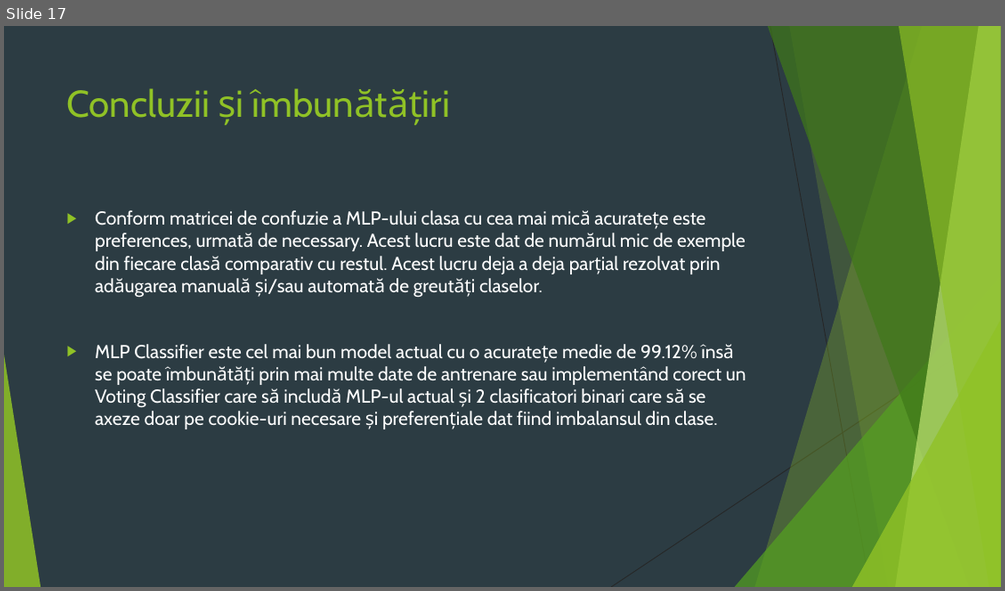
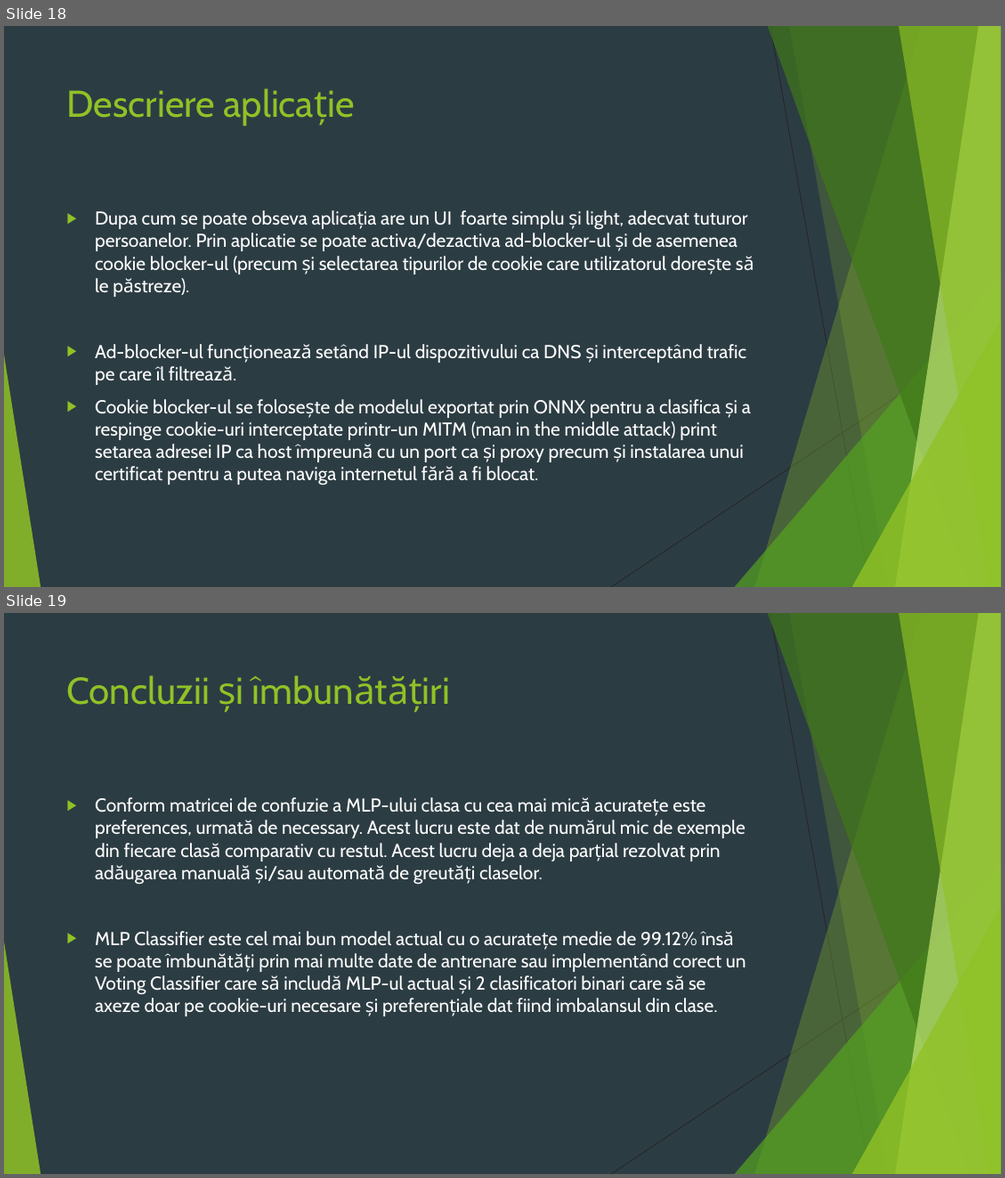
Before and after one commit to davide-perli/AI_Cookie_Classifier, a slide deck: Presentation_Cookie_Classifier.pptx. Shown one above the other, each under a label of ours: slide 17 before the commit, slides 18 and 19 after it. The pictures are 1005x591 and 1005x1178 pixels, drawn with LibreOffice and Linux fonts; fonts in the diff are those of the drawing. Boxes give left, top, right and bottom in pixels: in the first picture for what was removed or moved away, otherwise in the second. Text is boxed around its words. In the diff, an @@ line names an element or a change of style, - is before the commit and + after.

```diff
--- a/Presentation_Cookie_Classifier.pptx
+++ b/Presentation_Cookie_Classifier.pptx
@@ slide 18 added at <box>4,26,1001,587</box>, background #2C3C43; not listed: 10 template elements that a slide beside it also shows @@
@@ title added at <box>67,90,215,118</box>, 36 pt, text #90C226 @@
+Descriere aplicație
@@ text added at <box>95,210,751,485</box>, 18 pt, text #FFFFFF @@
+▶ Dupa cum se poate obseva aplicația are un UI foarte simplu și light, adecvat tuturor persoanelor. Prin aplicatie se poate activa/dezactiva ad-blocker-ul și de asemenea cookie blocker-ul (precum și selectarea tipurilor de cookie care utilizatorul dorește să le păstreze).
+▶ Ad-blocker-ul funcționează setând IP-ul dispozitivului ca DNS și interceptând trafic pe care îl filtrează.
+▶ Cookie blocker-ul se folosește de modelul exportat prin ONNX pentru a clasifica și a respinge cookie-uri interceptate printr-un MITM (man in the middle attack) print setarea adresei IP ca host împreună cu un port ca și proxy precum și instalarea unui certificat pentru a putea naviga internetul fără a fi blocat.
@@ what was slide 17 is now slide 19 @@
```
Also in this commit, not shown: 1 slide changed, 1 other slide added, 1 other file.
